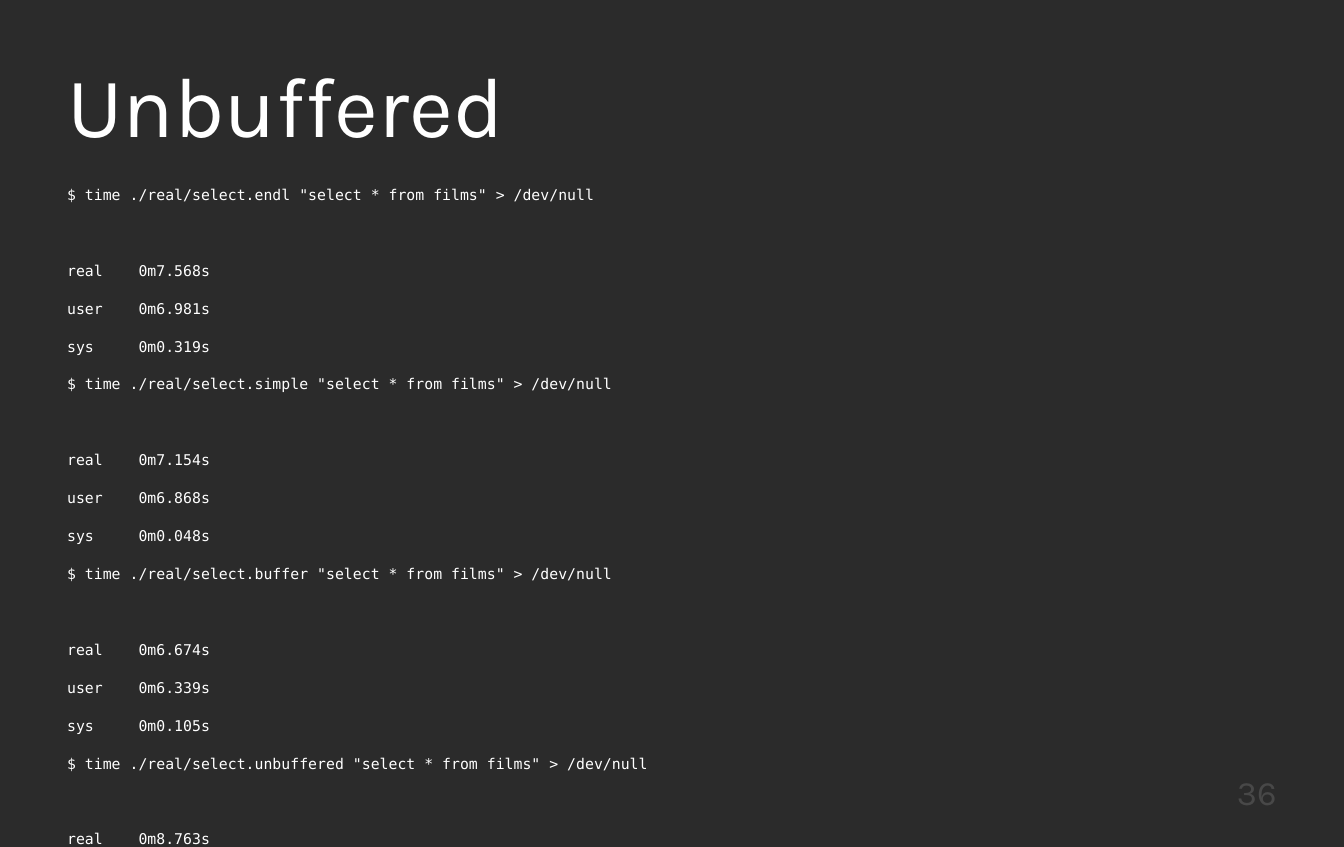
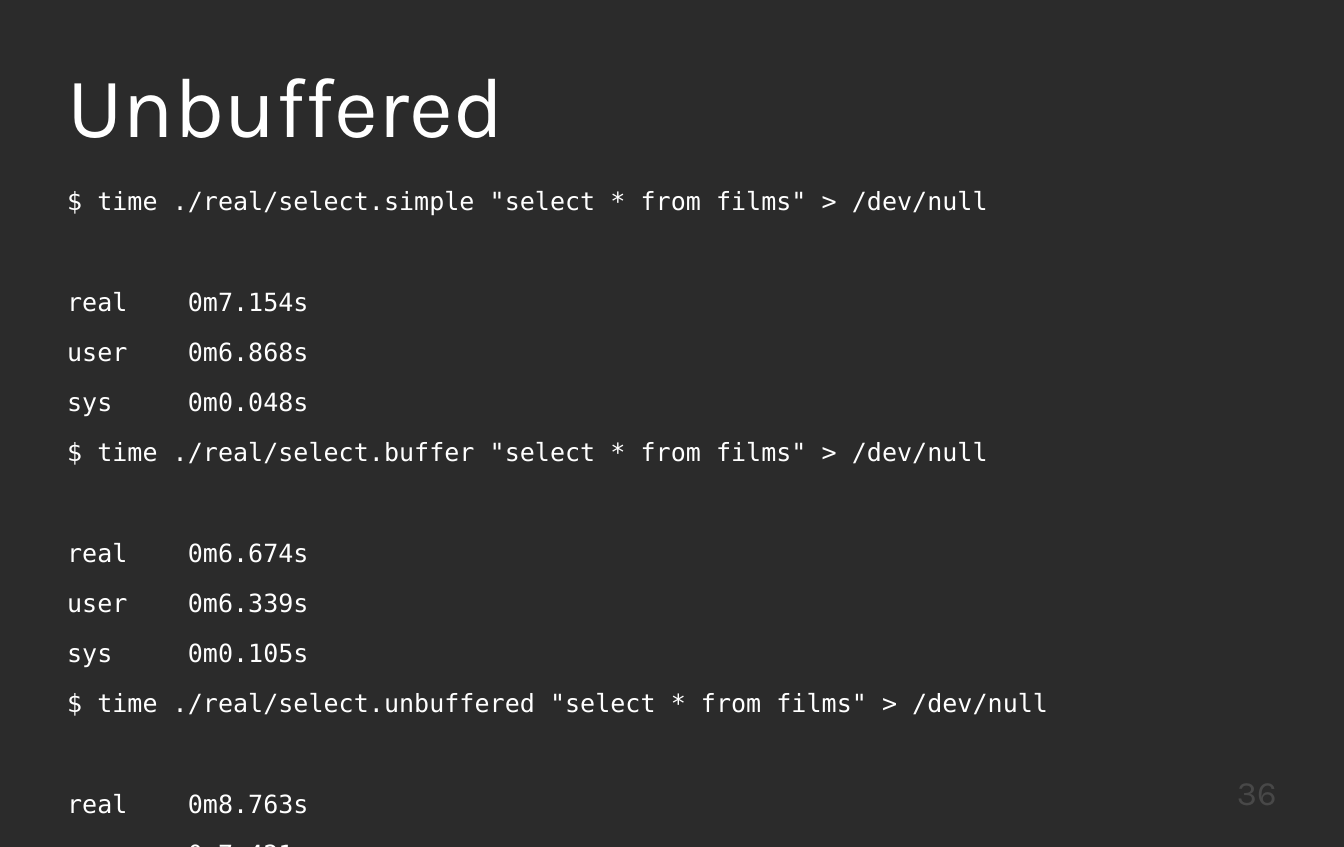
Before and after one commit to KayEss/cpp-designing4performance, a slide deck: slide 36 of slides/Designing APIs For Performance.odp. Drawn at 1344x847 pixels with LibreOffice and Linux fonts; fonts in the diff are those of the drawing; background and template pictures are left out; a plain dark background stands for a picture behind light text. Boxes give left, top, right and bottom in pixels: in the first picture for what was removed or moved away, otherwise in the second. Text is boxed around its words. In the diff, an @@ line names an element or a change of style, - is before the commit and + after.

```diff
--- a/slides/Designing APIs For Performance.odp
+++ b/slides/Designing APIs For Performance.odp
@@ text at (x1=67, y1=188, x2=594, y2=355): paragraphs removed @@
-$ time ./real/select.endl "select * from films" > /dev/null
-real 0m7.568s
-user 0m6.981s
-sys 0m0.319s
@@ text "$ time ./real/select.simple "select * ..." at (x1=67, y1=191, x2=1048, y2=814): size 10.4 to 17.6 pt @@
```
Also in this commit, not shown: 4 other slides changed.
